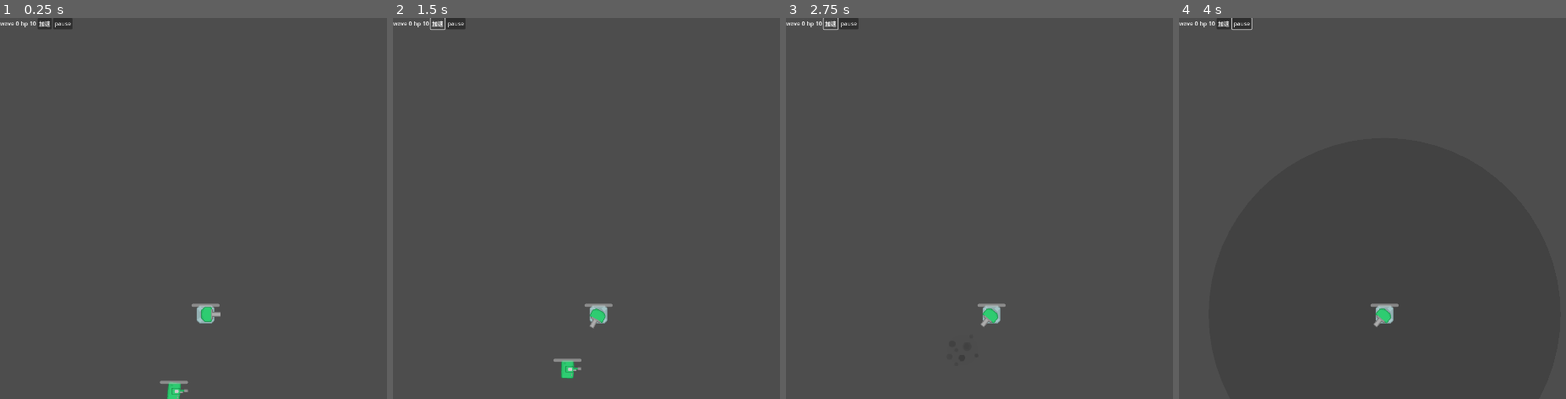
Above: before the commit, frames 1-4 (left to right).
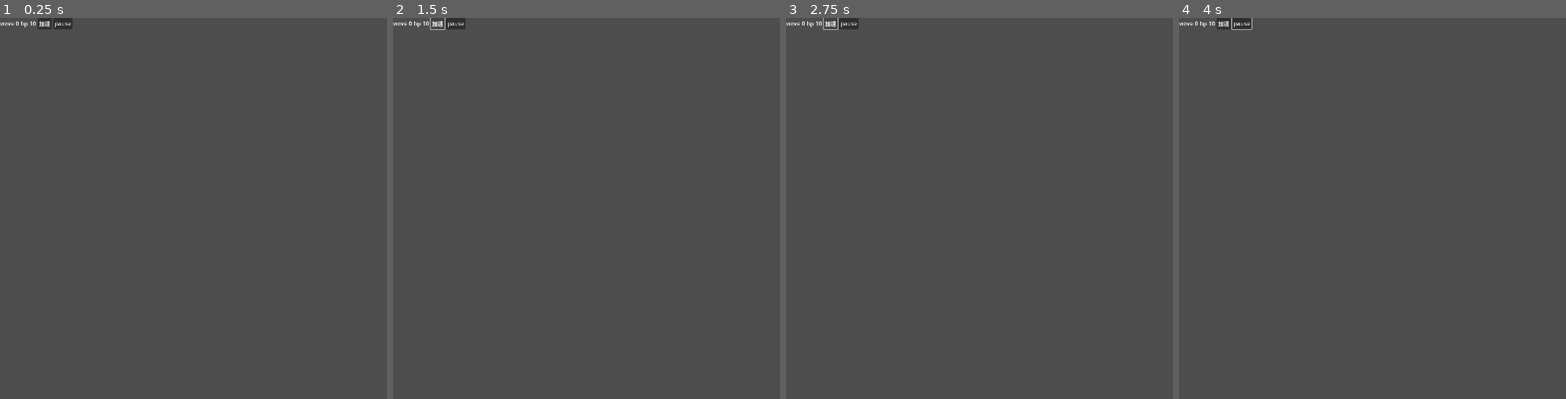
Above: after the commit, the same moments.

Repository: absolve/machine-TD
Game: Godot game, scene res://scene/map.tscn
Two runs of this game, one before a commit and one after it. Both use one fixed random seed, a clock stepped at 60 frames per second and the inputs below. This scene is started directly instead of the project's main scene.
Inputs (mouse positions are in pixels of both pictures, inside the frame that each line leads up to):
- Up to frame 1 (0.25 s): no input
- Up to frame 2 (1.5 s): click "加速" at 0.5 s; click "加速" at 1.25 s
- Up to frame 3 (2.75 s): click "加速" at 2 s
- Up to frame 4 (4 s): click "pause" at 2.75 s; move the mouse to (1384, 315) at 3.52 s; click (1384, 315) at 3.67 s

The runs differ from the first frame. In frame 1, 0.5% of the frame differs, in the area x 41-57%, y 74-100%; in frame 2, 0.5%, in the area x 41-57%, y 74-95%; in frame 3, 0.3%; in frame 4, 0.3%.

Commit message:
更新功能

Diff:
--- a/machine-td/autoload/stageData.gd
+++ b/machine-td/autoload/stageData.gd
@@ -8,6 +8,8 @@
 		'wave':5,
 		'health':20,
 		'money':300,
-		"enemySpawner":[{'time':0,'type':Game.enemyType.miniTank,'number':10}]
+		"enemySpawner":[{'time':1,'type':Game.enemyType.miniTank,'number':10}]
 	}
 ]
+
+var minTank=preload("res://scene/miniTank.tscn")
--- a/machine-td/scene/level/base_level.tscn
+++ b/machine-td/scene/level/base_level.tscn
@@ -3,6 +3,10 @@
 [ext_resource type="Script" uid="uid://b2feq1aklupua" path="res://script/base_level.gd" id="1_dxhww"]
 
 [sub_resource type="Curve2D" id="Curve2D_dxhww"]
+_data = {
+"points": PackedVector2Array(0, 0, 0, 0, 88, 400, 0, 0, 0, 0, 1656, 384)
+}
+point_count = 2
 
 [sub_resource type="Curve2D" id="Curve2D_ivasy"]
 
@@ -18,3 +22,7 @@
 
 [node name="Path2D2" type="Path2D" parent="."]
 curve = SubResource("Curve2D_ivasy")
+
+[node name="waveTimer" type="Timer" parent="."]
+
+[node name="spawnerTimer" type="Timer" parent="."]
--- a/machine-td/scene/level/level_1.tscn
+++ b/machine-td/scene/level/level_1.tscn
@@ -6,3 +6,12 @@
 [node name="level1" instance=ExtResource("1_mm6v6")]
 script = ExtResource("2_ke3pq")
 levelId = 1
+
+[node name="waveTimer" parent="." index="4"]
+one_shot = true
+
+[node name="spawnerTimer" parent="." index="5"]
+one_shot = true
+
+[connection signal="timeout" from="waveTimer" to="." method="_on_wave_timer_timeout"]
+[connection signal="timeout" from="spawnerTimer" to="." method="_on_spawner_timer_timeout"]
--- a/machine-td/scene/map.tscn
+++ b/machine-td/scene/map.tscn
@@ -1,11 +1,10 @@
-[gd_scene load_steps=10 format=4 uid="uid://c0rd5oseij63o"]
+[gd_scene load_steps=8 format=4 uid="uid://c0rd5oseij63o"]
 
 [ext_resource type="Script" uid="uid://cgdxoyy80vpqi" path="res://script/map.gd" id="1_rgtto"]
 [ext_resource type="PackedScene" uid="uid://8vvx43vtulw5" path="res://scene/title.tscn" id="2_4xw1d"]
 [ext_resource type="Texture2D" uid="uid://b85d7hnm7nf8j" path="res://sprite/towerDefense_tilesheet.png" id="2_wpp1k"]
 [ext_resource type="PackedScene" uid="uid://clbbod4cwf6n8" path="res://scene/tower_ui.tscn" id="3_bq37x"]
-[ext_resource type="PackedScene" uid="uid://bf8vkrw335d0" path="res://scene/miniTank.tscn" id="3_h0nt1"]
-[ext_resource type="PackedScene" uid="uid://di6u5yfi44083" path="res://scene/gunTower.tscn" id="4_nf54y"]
+[ext_resource type="PackedScene" uid="uid://b61gsmirxvp8x" path="res://scene/level/level_1.tscn" id="5_4xw1d"]
 
 [sub_resource type="TileSetAtlasSource" id="TileSetAtlasSource_h0nt1"]
 texture = ExtResource("2_wpp1k")
@@ -314,12 +313,6 @@
 tile_size = Vector2i(64, 64)
 sources/1 = SubResource("TileSetAtlasSource_h0nt1")
 
-[sub_resource type="Curve2D" id="Curve2D_wpp1k"]
-_data = {
-"points": PackedVector2Array(0, 0, 0, 0, 494, 1063, 0, 0, 0, 0, 513, 277, 0, 0, 0, 0, 1400, 272, 0, 0, 0, 0, 1416, 944, 0, 0, 0, 0, 1912, 952)
-}
-point_count = 5
-
 [node name="map" type="Node2D"]
 script = ExtResource("1_rgtto")
 
@@ -333,14 +326,7 @@
 tile_set = SubResource("TileSet_h0nt1")
 metadata/_edit_lock_ = true
 
-[node name="Path2D" type="Path2D" parent="."]
-curve = SubResource("Curve2D_wpp1k")
-
-[node name="enemy" parent="." instance=ExtResource("3_h0nt1")]
-position = Vector2(488, 1056)
-
-[node name="Tower" parent="." instance=ExtResource("4_nf54y")]
-position = Vector2(584, 840)
-
 [node name="Camera2D" type="Camera2D" parent="."]
 anchor_mode = 0
+
+[node name="level1" parent="." instance=ExtResource("5_4xw1d")]
--- a/machine-td/script/base_level.gd
+++ b/machine-td/script/base_level.gd
@@ -5,5 +5,11 @@
 @export var health:int
 @export var money:int
 
+@onready var waveTimer=$waveTimer
+@onready var spawnerTimer=$spawnerTimer
+
+
 var currWave=0
 var enemyList=[]
+
+var currentSpawner=[] #当前生产列表
--- a/machine-td/script/level_1.gd
+++ b/machine-td/script/level_1.gd
@@ -1,5 +1,6 @@
 extends "res://script/base_level.gd"
 
+@onready var path1=$Path2D
 
 func _ready():
 	print(StageData.allStage)
@@ -11,3 +12,41 @@
 			money=i.get("money")
 			enemyList=i.get("enemySpawner")
 			break
+	waveTimer.start(5)
+
+func waveSpawner():
+	if currentSpawner.size()>0:
+
+		pass
+	pass
+
+
+
+func _on_wave_timer_timeout():
+	print("_on_wave_timer_timeout")
+	if currentSpawner.size()>0:
+		waveTimer.start()
+		return
+	currWave+=1
+	if currWave>wave:
+		print("end")
+		return
+	for i in enemyList:
+		if int(i.time)==currWave:
+			currentSpawner.push_back(i)
+			pass
+	spawnerTimer.start()
+
+func _on_spawner_timer_timeout():
+	print("_on_spawner_timer_timeout")
+	for i in currentSpawner:
+		if i.number>0:
+			if i.type==Game.enemyType.miniTank:
+				var temp = StageData.minTank.instantiate()
+				temp.points=path1.curve.get_baked_points()
+				temp.position=temp.points[0]
+				add_child(temp)
+				i.number-=1
+		else:
+			currentSpawner.erase(i)
+	spawnerTimer.start()
--- a/machine-td/script/map.gd
+++ b/machine-td/script/map.gd
@@ -1,13 +1,12 @@
 extends Node2D
 
 
-@onready var path=$Path2D
-@onready var enemy=$enemy
 
-var points=[]
+
+
 
 func _ready():
 	Game.map=self
-	points=path.curve.get_baked_points()
+	#points=path.curve.get_baked_points()
 	#print(points)
-	enemy.points=points
+	#enemy.points=points
